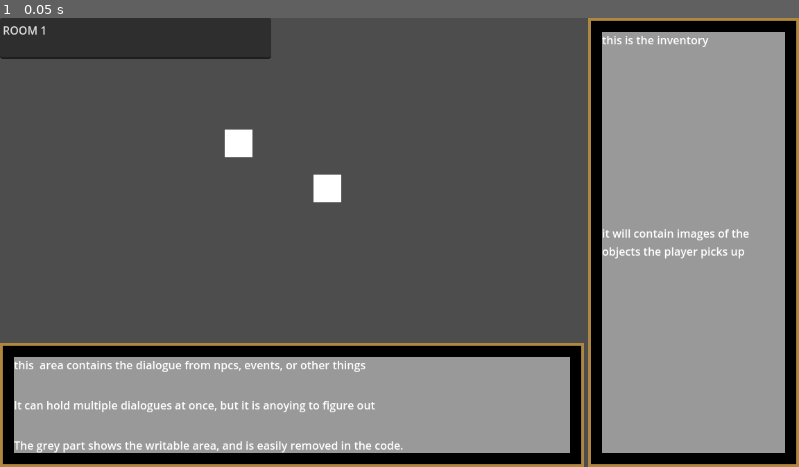
Above: before the commit, frame 1.
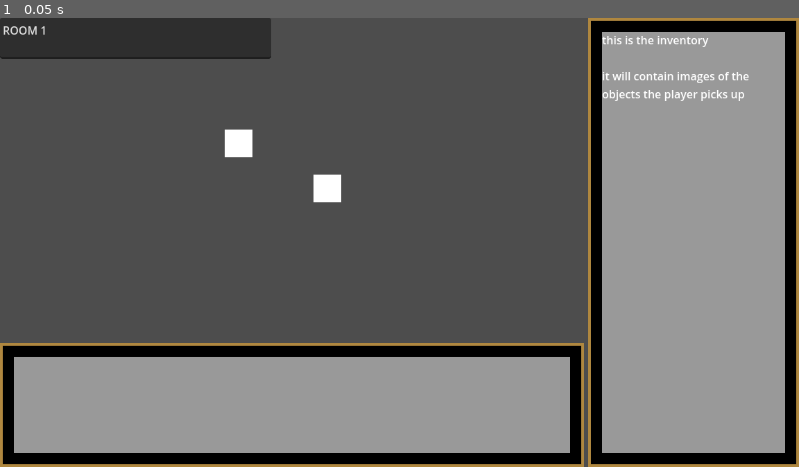
Above: after the commit, the same moment.

Repository: IsaacLandrum/SoulTel
Game: Godot game, scene res://Scenes/Room1.tscn
The game is run twice, just before and just after one commit, with the same random seed, the same clock (stepped at 60 frames per second) and the same inputs.
Inputs:
- Up to frame 1 (0.05 s): no input

The runs differ from the first frame. In frame 1, 1.8% of the frame differs, in the area x 1-94%, y 12-97%.

Commit message:
updated UI to wrap words around

Diff:
--- a/Scenes/early_ui.tscn
+++ b/Scenes/early_ui.tscn
@@ -50,19 +50,19 @@
 theme_override_styles/panel = SubResource("StyleBoxFlat_pgs1o")
 
 [node name="Label" type="Label" parent="TextBox/MarginContainer/MarginContainer"]
+custom_minimum_size = Vector2(1, 1)
 layout_mode = 2
 size_flags_vertical = 0
 text = "this  area contains the dialogue from npcs, events, or other things
-"
+each peice of dialoge will need it's own box, they cannot be combined in the current setup.
 
-[node name="Label2" type="Label" parent="TextBox/MarginContainer/MarginContainer"]
-layout_mode = 2
-text = "It can hold multiple dialogues at once, but it is anoying to figure out"
 
-[node name="Label3" type="Label" parent="TextBox/MarginContainer/MarginContainer"]
-layout_mode = 2
-size_flags_vertical = 8
-text = "The grey part shows the writable area, and is easily removed in the code."
+
+
+The grey part is the writable inventory. it can hold a maximum of seven lines"
+autowrap_mode = 2
+max_lines_visible = 7
+visible_ratio = -0.00628931
 
 [node name="Inventory" type="CanvasLayer" parent="."]
 
@@ -91,12 +91,10 @@
 theme_override_styles/panel = SubResource("StyleBoxFlat_a2bhn")
 
 [node name="Label" type="Label" parent="Inventory/MarginContainer/MarginContainer"]
+custom_minimum_size = Vector2(1, 1)
 layout_mode = 2
 size_flags_vertical = 0
-text = "this is the inventory"
+text = "this is the inventory
 
-[node name="Label2" type="Label" parent="Inventory/MarginContainer/MarginContainer"]
-custom_minimum_size = Vector2(1, 1)
-layout_mode = 2
-text = "it will contain images of the objects the player picks up"
+it will contain images of the objects the player picks up"
 autowrap_mode = 2
